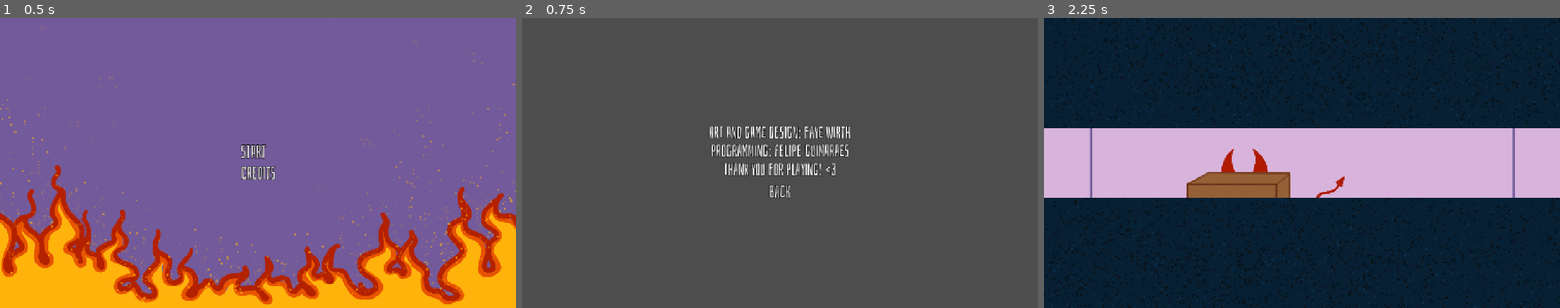
Above: before the commit, frames 1-3 (left to right).
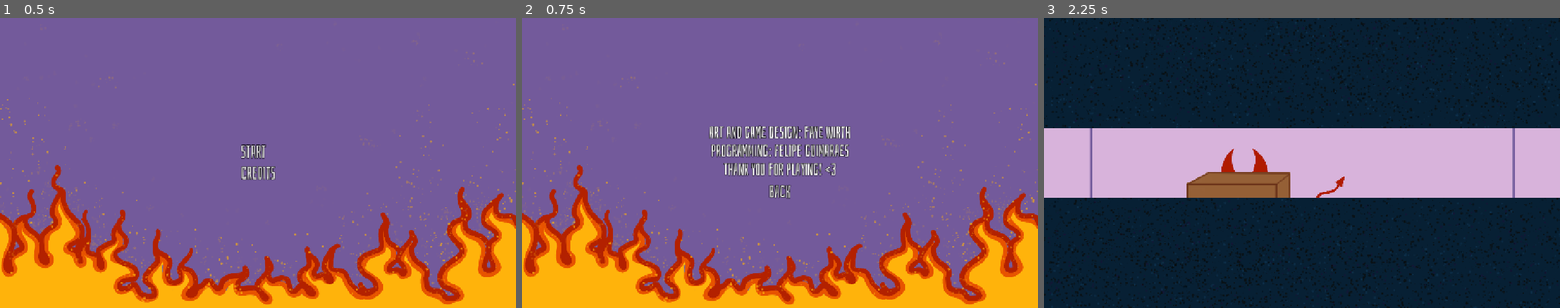
Above: after the commit, the same moments.

Repository: guimafelipe/hidenseek
Game: Godot game, scene res://Scenes/main_menu.tscn
Same seed, same stepped clock (60 frames per second), same inputs: the game is played once before the commit and once after it.
Inputs:
- Up to frame 1 (0.5 s): no input
- Up to frame 2 (0.75 s): click "Credits" at 0.5 s
- Up to frame 3 (2.25 s): click "Back" at 1.25 s; click "Start" at 2 s

Frame 1 is identical in both runs. In frame 2, 98% of the frame differs, in the area x 0-100%, y 0-100%; in frame 3, nothing differs.

Commit message:
Bg on credits

Diff:
--- a/Scenes/credits.tscn
+++ b/Scenes/credits.tscn
@@ -1,6 +1,7 @@
 [gd_scene format=3 uid="uid://bvq4mbe065pxg"]
 
 [ext_resource type="Script" uid="uid://yufy7w3td5k3" path="res://Scenes/credits.gd" id="1_r18jl"]
+[ext_resource type="Texture2D" uid="uid://dmvv0ml0suy55" path="res://Assets/Art/menu_bg.png" id="2_1bamb"]
 [ext_resource type="PackedScene" uid="uid://brr661jipartu" path="res://Scenes/devil.tscn" id="2_ccovl"]
 [ext_resource type="PackedScene" uid="uid://bddcmhodlbpoe" path="res://Scenes/devil_animation.tscn" id="3_1bamb"]
 
@@ -12,6 +13,12 @@
 grow_horizontal = 2
 grow_vertical = 2
 script = ExtResource("1_r18jl")
+
+[node name="TextureRect" type="TextureRect" parent="." unique_id=2111951260]
+layout_mode = 0
+offset_right = 40.0
+offset_bottom = 40.0
+texture = ExtResource("2_1bamb")
 
 [node name="MarginContainer" type="MarginContainer" parent="." unique_id=391634225]
 layout_mode = 1
